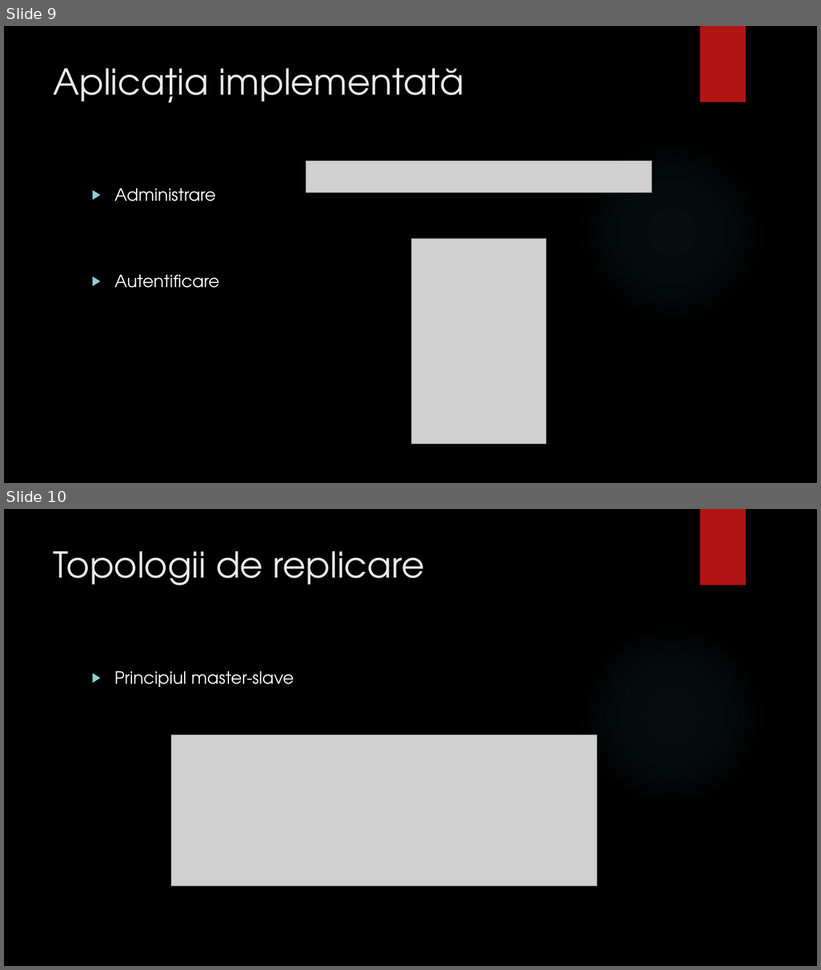
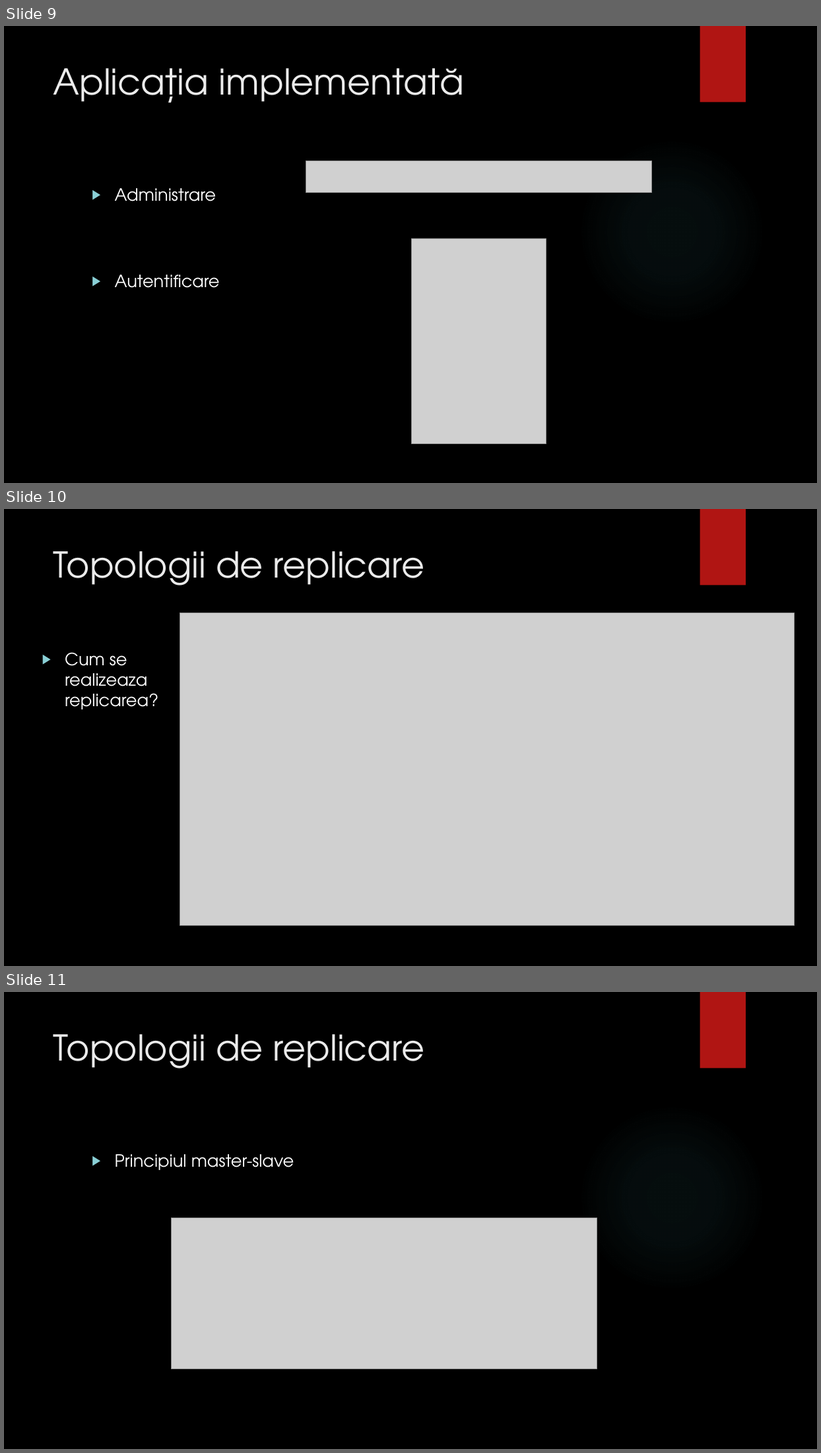
Before and after one commit to bogdanmatra/stoma, a slide deck: documentation/Prezentare_Licenta_Matragociu_Bogdan.pptx. Shown one above the other, each under a label of ours: slides 9 and 10 before the commit, slides 9, 10 and 11 after it. The pictures are 821x970 and 821x1453 pixels, drawn with LibreOffice and Linux fonts; fonts in the diff are those of the drawing; grey boxes stand for pictures; background and template pictures are left out. Boxes give left, top, right and bottom in pixels: in the first picture for what was removed or moved away, otherwise in the second. Text is boxed around its words. In the diff, an @@ line names an element or a change of style, - is before the commit and + after.

Commit message:
Little

```diff
--- a/documentation/Prezentare_Licenta_Matragociu_Bogdan.pptx
+++ b/documentation/Prezentare_Licenta_Matragociu_Bogdan.pptx
@@ slide 10 added at [4, 509, 817, 966], background picture (left out); not listed: 1 template element that a slide beside it also shows @@
@@ title added at [54, 551, 424, 586], 42 pt, text #EBEBEB @@
+Topologii de replicare
@@ picture added at [180, 613, 795, 926] @@
@@ text added at [65, 652, 158, 710], 20 pt, text #FFFFFF @@
+▶ Cum se realizeaza replicarea?
@@ what was slide 10 is now slide 11 @@
```
